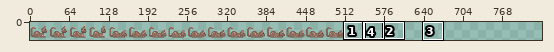
File history of a sprite sheet, assets/spritesheets/tobypounce.png. Above, an overview of the earlier version with the close-up marked.
Close-up. Old version:
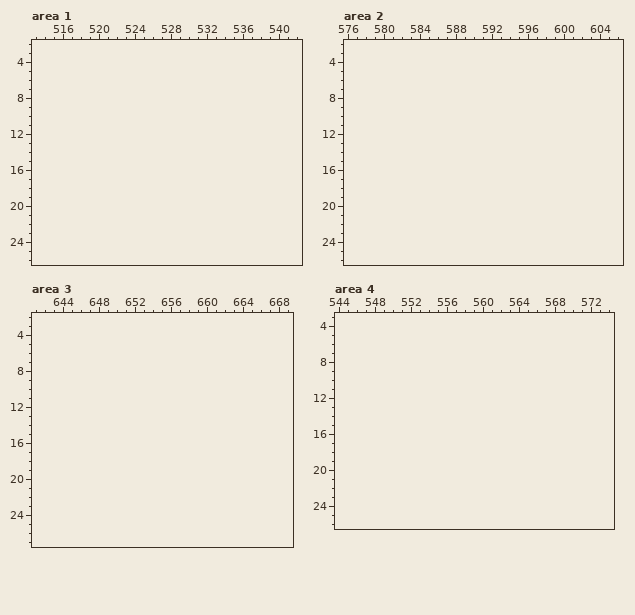
The file is 512x64 pixels. Colours within 5 levels of each other are drawn and written as one. Shown: area 1: x 513..542, y 2..26; area 2: x 576..606, y 2..26; area 3: x 641..669, y 2..27; area 4: x 544..574, y 3..26. The old version is drawn lined up with the new one, on the new canvas. The wide view leaves out empty margins. The commit also changed other parts of the picture, which this record leaves out.
And afterwards:
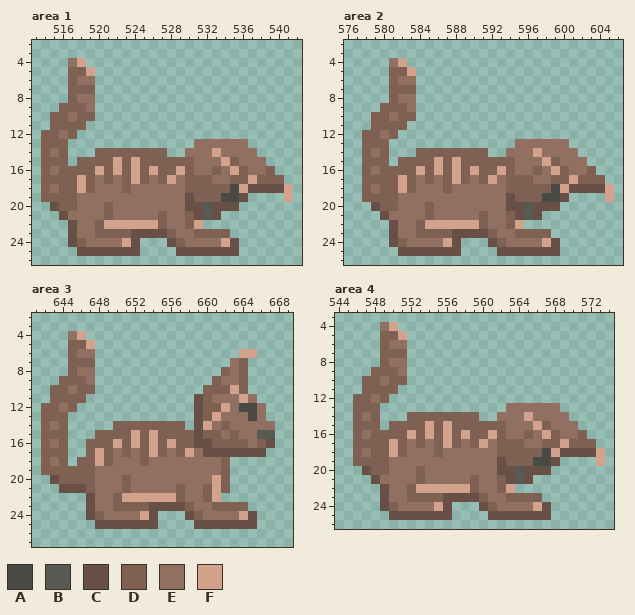
Palette (. is transparent): A #494946  B #595954  C #685046  D #7f6154  E #916f61  F #d3a28d
Diff:
canvas 512x64 -> 832x64
Area 1:
y 4: x 517..518 .. -> EF
y 5: x 517..519 ... -> DDF
y 6: x 517..519 ... -> DEE
y 7: x 517..519 ... -> DDD
y 8: x 517..519 ... -> DEE
y 9: x 516..519 .... -> DDDE
y 10: x 515..519 ..... -> DDEDD
y 11: x 515..518 .... -> DDDD
y 12: x 514..517 .... -> DDED
y 13: x 514..516 ... -> DDD; x 531..536 ...... -> EEEEEE
y 14: x 514..516 ... -> DED; x 520..527 ........ -> DDDDDDDD; x 530..537 ........ -> EEEFEEEE
y 15: x 514..516 ... -> DDD; x 518..538 ..................... -> DDDDFDFDDDDDDEEEFDEEE
y 16: x 514..539 .......................... -> DEDDDDFDFDFDFDDFDEEDEFDEED
y 17: x 514..540 ........................... -> DDDDFDEDEDFDEDFEDDDEEDDFDDD
y 18: x 514..541 ............................ -> DEDDFDEEEDEEEEEEDDDDDAFCCCCF
y 19: x 514..536 ....................... -> DDDDEEEEEEEEEEEECDDDAAC; x 541 . -> F
y 20: x 515..535 ..................... -> CDDEEEDEEEEEEEECCBCCC
y 21: x 516..533 .................. -> CEEEEDEEEEEDEEDCBC
y 22: x 517..531 ............... -> CEEDFFFFFFDEEDF
y 23: x 517..534 .................. -> CEEDDDDCCCCDEEDDDD
y 24: x 517..524 ........ -> CDEEEEFC; x 528..535 ........ -> CDEEEEFC
y 25: x 518..524 ....... -> CCCCCCC; x 529..535 ....... -> CCCCCCC
Area 2:
y 4: x 581..582 .. -> EF
y 5: x 581..583 ... -> DDF
y 6: x 581..583 ... -> DEE
y 7: x 581..583 ... -> DDD
y 8: x 581..583 ... -> DEE
y 9: x 580..583 .... -> DDDE
y 10: x 579..583 ..... -> DDEDD
y 11: x 579..582 .... -> DDDD
y 12: x 578..581 .... -> DDED
y 13: x 578..580 ... -> DDD; x 595..600 ...... -> EEEEEE
y 14: x 578..580 ... -> DED; x 584..591 ........ -> DDDDDDDD; x 594..601 ........ -> EEEFEEEE
y 15: x 578..580 ... -> DDD; x 582..602 ..................... -> DDDDFDFDDDDDDEEEFDEEE
y 16: x 578..603 .......................... -> DEDDDDFDFDFDFDDFDEEDEFDEED
y 17: x 578..604 ........................... -> DDDDFDEDEDFDEDFEDDDEEDDFDDD
y 18: x 578..605 ............................ -> DEDDFDEEEDEEEEEEDDDDDAFCCCCF
y 19: x 578..600 ....................... -> DDDDEEEEEEEEEEEECDDDAAC; x 605 . -> F
y 20: x 579..599 ..................... -> CDDEEEDEEEEEEEECCBCCC
y 21: x 580..597 .................. -> CEEEEDEEEEEDEEDCBC
y 22: x 581..595 ............... -> CEEDFFFFFFDEEDF
y 23: x 581..598 .................. -> CEEDDDDCCCCDEEDDDD
y 24: x 581..588 ........ -> CDEEEEFC; x 592..599 ........ -> CDEEEEFC
y 25: x 582..588 ....... -> CCCCCCC; x 593..599 ....... -> CCCCCCC
Area 3:
y 4: x 645..646 .. -> EF
y 5: x 645..647 ... -> DDF
y 6: x 645..647 ... -> DEE; x 664..665 .. -> FF
y 7: x 645..647 ... -> DDD; x 663..664 .. -> ED
y 8: x 645..647 ... -> DEE; x 662..664 ... -> DED
y 9: x 644..647 .... -> DDDE; x 661..664 .... -> DEED
y 10: x 643..647 ..... -> DDEDD; x 660..664 ..... -> DDDFD
y 11: x 643..646 .... -> DDDD; x 659..665 ....... -> CDEEEFE
y 12: x 642..645 .... -> DDED; x 659..666 ........ -> CDDFEAAE
y 13: x 642..644 ... -> DDD; x 659..666 ........ -> CDFEEEAE
y 14: x 642..644 ... -> DED; x 650..657 ........ -> DDDDDDDD; x 659..667 ......... -> CFEDEEEEE
y 15: x 642..644 ... -> DDD; x 648..667 .................... -> DDDDFDFDDDDCDDEDEEBB
y 16: x 642..644 ... -> DED; x 647..667 ..................... -> DDDFDFDFDFDDCCDDDDEDC
y 17: x 642..644 ... -> DDD; x 647..666 .................... -> DFDEDEDFDEDFECCCCCCC
y 18: x 642..644 ... -> DED; x 646..662 ................. -> DDFDEEEDEEEEEEEED
y 19: x 642..662 ..................... -> DDDDDDEEEEEEEEEEEEEED
y 20: x 643..662 .................... -> CDDDDEEEDEEEEEEEEEFD
y 21: x 644..662 ................... -> CCCDEEEDEEEEEDEEDFD
y 22: x 647..661 ............... -> CEEDFFFFFFDEEDF
y 23: x 647..664 .................. -> CEEDDDDCCCCDEEDDDD
y 24: x 647..654 ........ -> CDEEEEFC; x 658..665 ........ -> CDEEEEFC
y 25: x 648..654 ....... -> CCCCCCC; x 659..665 ....... -> CCCCCCC
Area 4:
y 4: x 549..550 .. -> EF
y 5: x 549..551 ... -> DDF
y 6: x 549..551 ... -> DEE
y 7: x 549..551 ... -> DDD
y 8: x 549..551 ... -> DEE
y 9: x 548..551 .... -> DDDE
y 10: x 547..551 ..... -> DDEDD
y 11: x 547..550 .... -> DDDD
y 12: x 546..549 .... -> DDED
y 13: x 546..548 ... -> DDD; x 563..568 ...... -> EEEEEE
y 14: x 546..548 ... -> DED; x 552..559 ........ -> DDDDDDDD; x 562..569 ........ -> EEEFEEEE
y 15: x 546..548 ... -> DDD; x 550..570 ..................... -> DDDDFDFDDDDDDEEEFDEEE
y 16: x 546..571 .......................... -> DEDDDDFDFDFDFDDFDEEDEFDEED
y 17: x 546..572 ........................... -> DDDDFDEDEDFDEDFEDDDEEDDFDDD
y 18: x 546..573 ............................ -> DEDDFDEEEDEEEEEEDDDDDAFCCCCF
y 19: x 546..568 ....................... -> DDDDEEEEEEEEEEEECDDDAAC; x 573 . -> F
y 20: x 547..567 ..................... -> CDDEEEDEEEEEEEECCBCCC
y 21: x 548..565 .................. -> CEEEEDEEEEEDEEDCBC
y 22: x 549..563 ............... -> CEEDFFFFFFDEEDF
y 23: x 549..566 .................. -> CEEDDDDCCCCDEEDDDD
y 24: x 549..556 ........ -> CDEEEEFC; x 560..567 ........ -> CDEEEEFC
y 25: x 550..556 ....... -> CCCCCCC; x 561..567 ....... -> CCCCCCC
Where, in picture pixels (left, top, right, bottom), the same in both close-ups:
added: (41, 58, 293, 256)
added: (362, 58, 614, 256)
added: (41, 331, 275, 529)
added: (353, 322, 605, 520)
